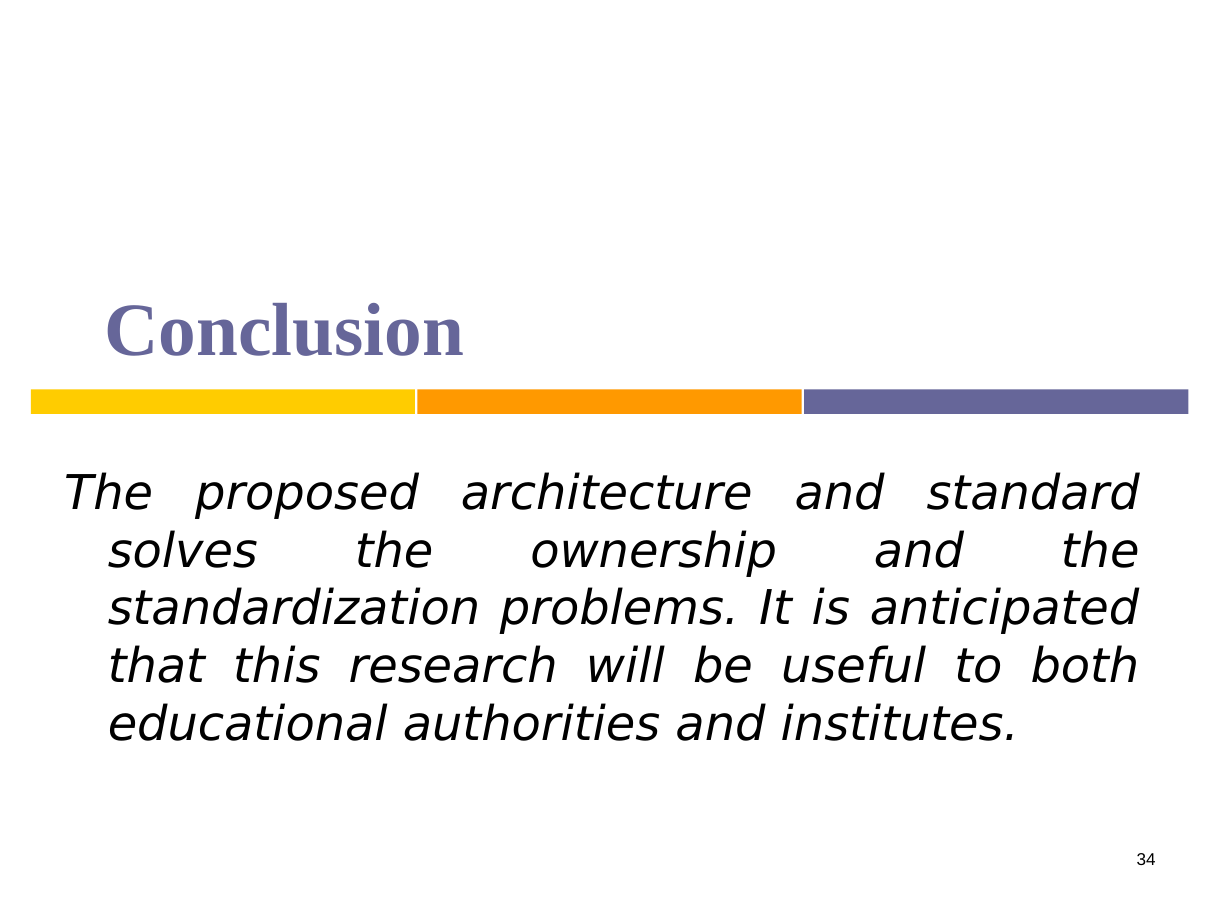
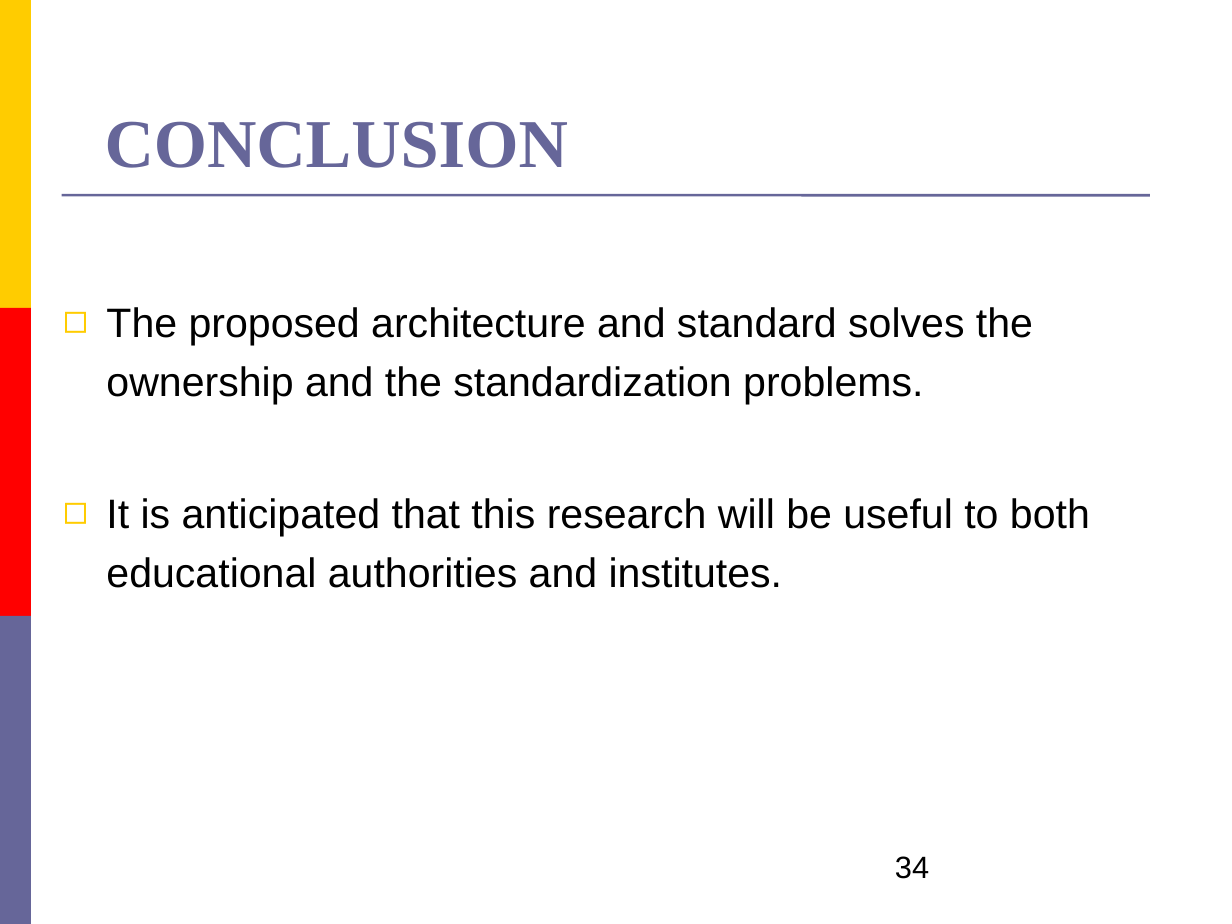
Before and after one commit to umair3/dress, a slide deck: slide 34 of presentations_and_documents/inhouse.ppt. Drawn at 1232x924 pixels with LibreOffice and Linux fonts; fonts in the diff are those of the drawing. Boxes give left, top, right and bottom in pixels: in the first picture for what was removed or moved away, otherwise in the second. Text is boxed around its words. In the diff, an @@ line names an element or a change of style, - is before the commit and + after.

```diff
--- a/presentations_and_documents/inhouse.ppt
+++ b/presentations_and_documents/inhouse.ppt
@@ rectangle added at (0, 0, 31, 308), fill #FFCC00 @@
@@ title "CONCLUSION" at (105, 121, 568, 168): vertical alignment bottom to top @@
@@ title at (105, 121, 568, 168): text changed; size 44 to 40 pt @@
-Conclusion
+CONCLUSION
@@ line added from (62, 195) to (1149, 196), #666699 1.5 pt @@
@@ rectangle added at (0, 308, 31, 616), fill #FF0000 @@
@@ text at (106, 307, 1090, 588): text changed; size 28 to 24 pt; font DejaVu Sans to Arial; italic off @@
-The proposed architecture and standard solves the ownership and the standardization problems. It is anticipated that this research will be useful to both educational authorities and institutes.
+◻ The proposed architecture and standard solves the ownership and the standardization problems.
+◻ It is anticipated that this research will be useful to both educational authorities and institutes.
@@ rectangle removed at (31, 389, 415, 414) @@
@@ rectangle removed at (418, 389, 802, 414) @@
@@ rectangle removed at (804, 389, 1189, 414) @@
@@ rectangle added at (0, 616, 31, 924), fill #666699 @@
@@ page number at (895, 856, 929, 879): size 10 to 18 pt; alignment right to left @@
```
Also in this commit, not shown: 11 other files.
